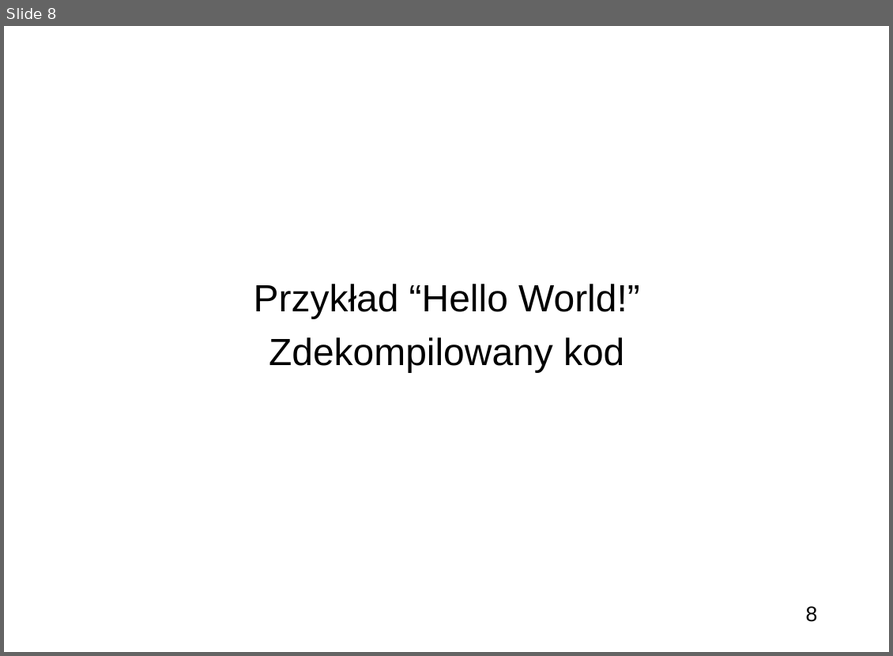
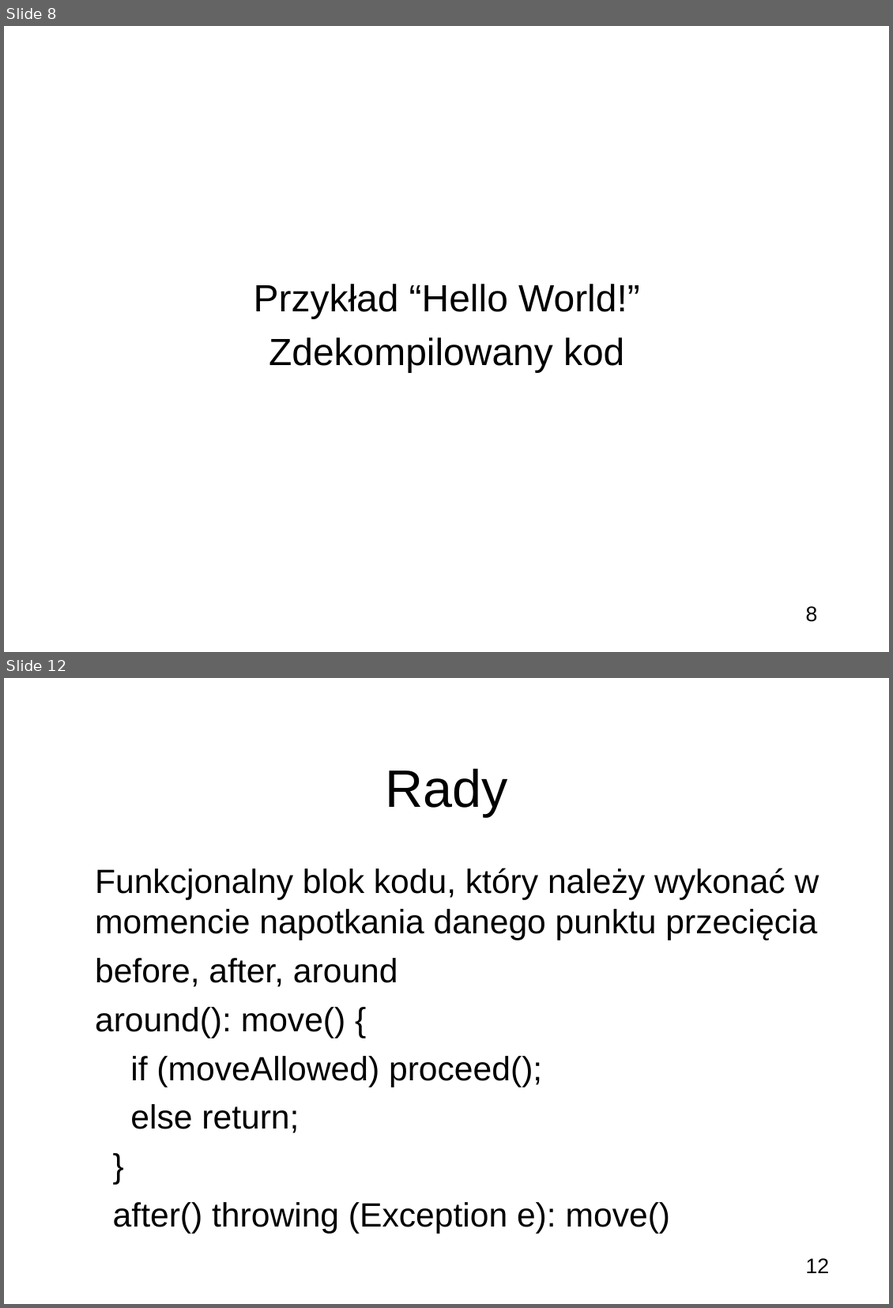
Before and after one commit to bercik/zti_seminar, a slide deck: prezentacja.odp. Shown one above the other, each under a label of ours: slide 8 before the commit, slides 8 and 12 after it; the slides between them are not shown. The pictures are 893x656 and 893x1308 pixels, drawn with LibreOffice and Linux fonts; fonts in the diff are those of the drawing; background and template pictures are left out. Boxes give left, top, right and bottom in pixels: in the first picture for what was removed or moved away, otherwise in the second. Text is boxed around its words. In the diff, an @@ line names an element or a change of style, - is before the commit and + after.

```diff
--- a/prezentacja.odp
+++ b/prezentacja.odp
@@ slide 12 added at (x1=4, y1=678, x2=889, y2=1304), background picture (left out); not listed: 1 template element that a slide beside it also shows @@
@@ title added at (x1=386, y1=768, x2=508, y2=816), 50 pt, text #000000 @@
+Rady
@@ subtitle added at (x1=95, y1=868, x2=819, y2=1233), 32 pt, text #000000 @@
+● Funkcjonalny blok kodu, który należy wykonać w momencie napotkania danego punktu przecięcia
+● before, after, around
+● around(): move() {
+    ● if (moveAllowed) proceed();
+    ● else return;
+  ● }
+  ● after() throwing (Exception e): move()
```
Also in this commit, not shown: 1 slide changed, 5 other slides added.
